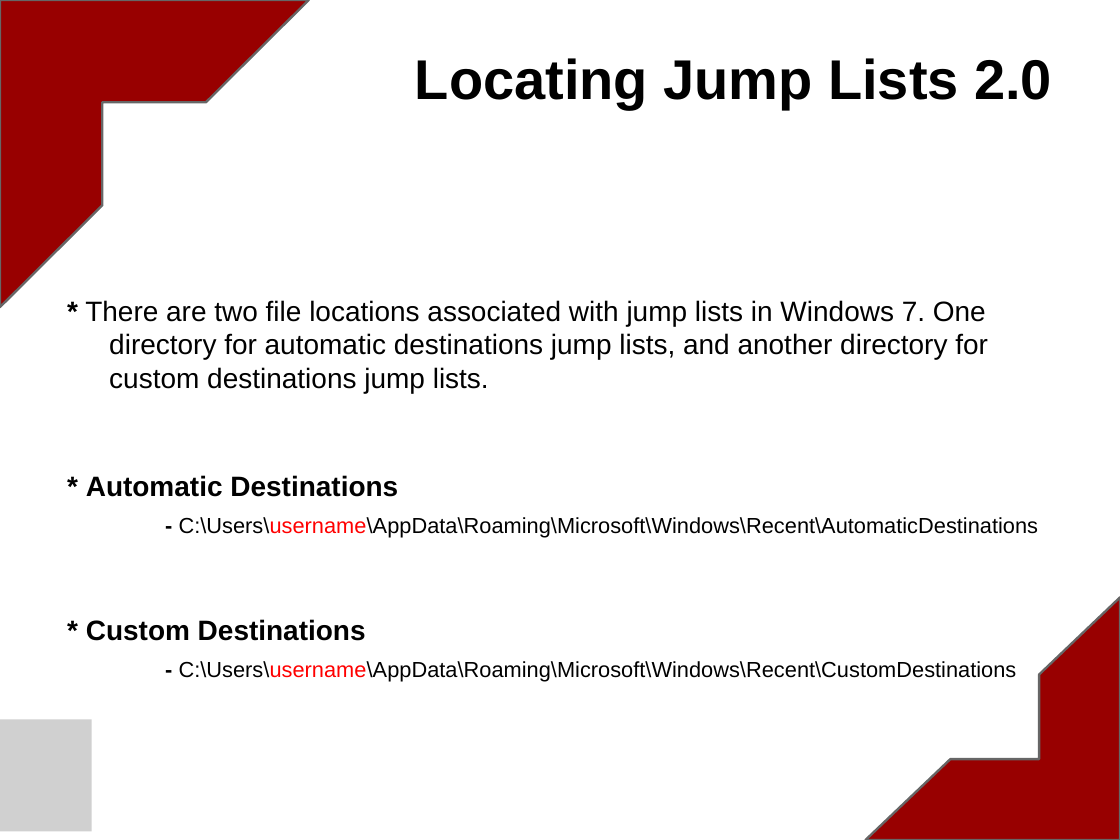
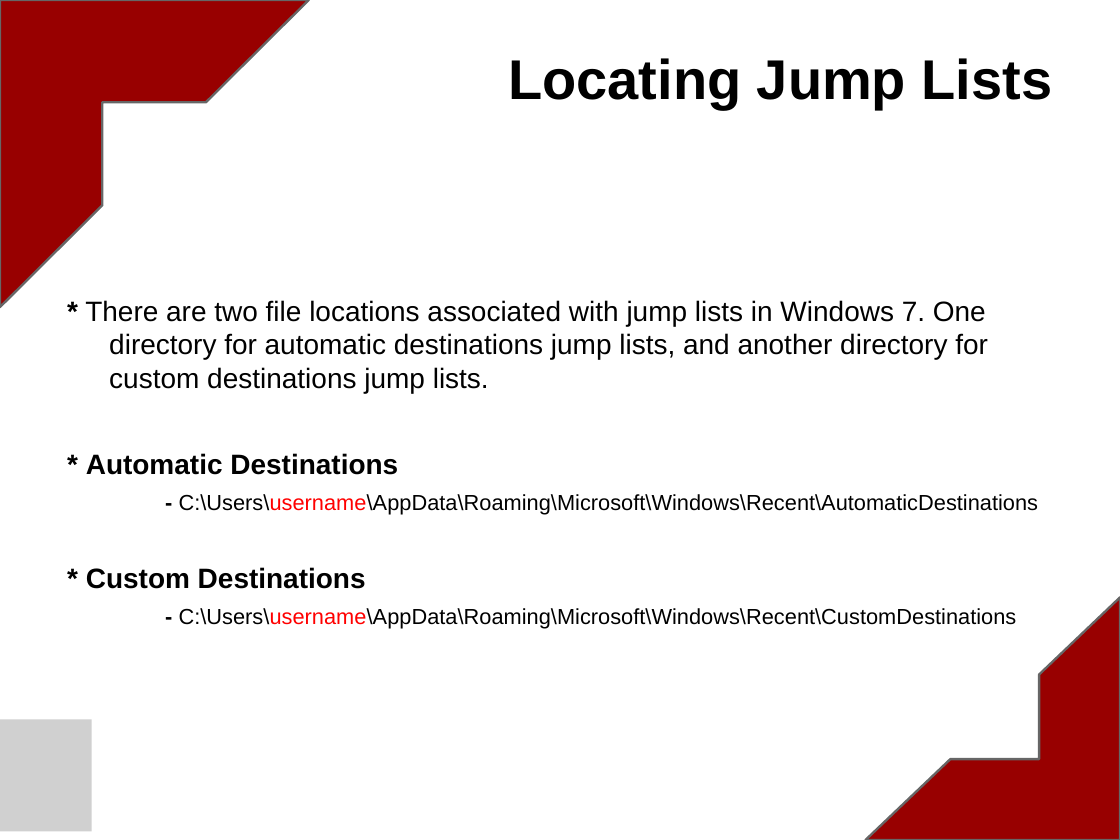
Before and after one commit to blakelyh/Jumplist, a slide deck: slide 4 of doc/project/WindowsJumpLists.pptx (slide 6 before the commit). Drawn at 1120x840 pixels with LibreOffice and Linux fonts; fonts in the diff are those of the drawing; grey boxes stand for pictures. Boxes give left, top, right and bottom in pixels: in the first picture for what was removed or moved away, otherwise in the second. Text is boxed around its words. In the diff, an @@ line names an element or a change of style, - is before the commit and + after.

```diff
--- a/doc/project/WindowsJumpLists.pptx
+++ b/doc/project/WindowsJumpLists.pptx
@@ title at [508, 58, 1053, 109]: text changed @@
-Locating Jump Lists 2.0
+Locating Jump Lists
@@ text "* There are two file ..." rewrapped from [85, 300, 1039, 681] to [85, 300, 1039, 629] @@
```
Also in this commit, not shown: 6 other slides changed, 4 slides added, 5 slides removed.
